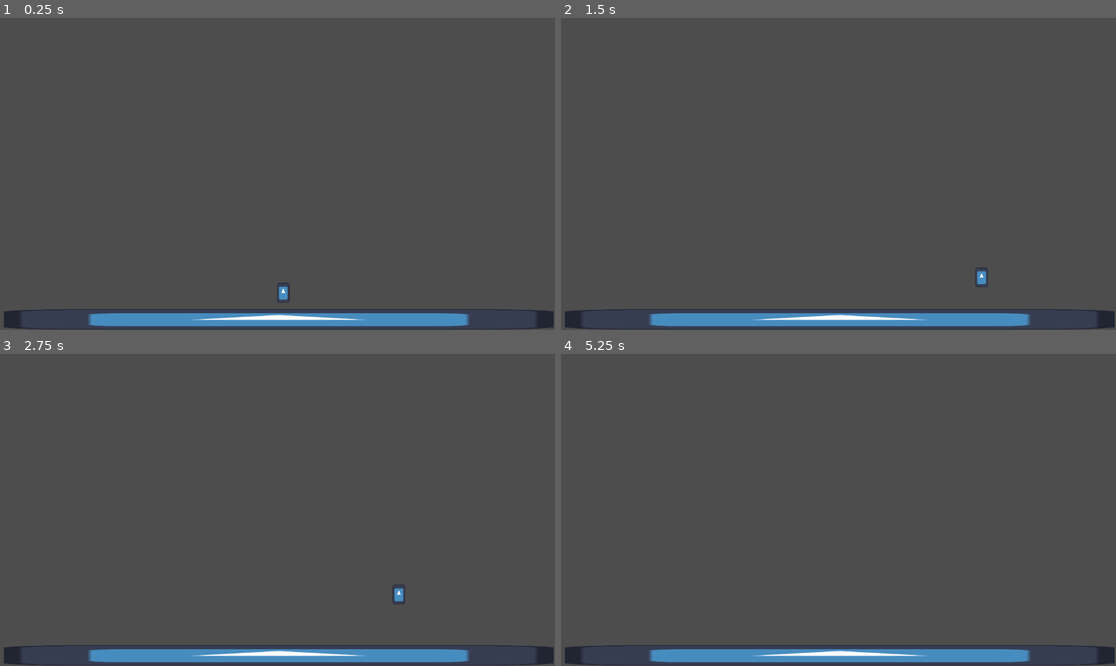
Above: before the commit, frames 1-4 (two rows, left to right).
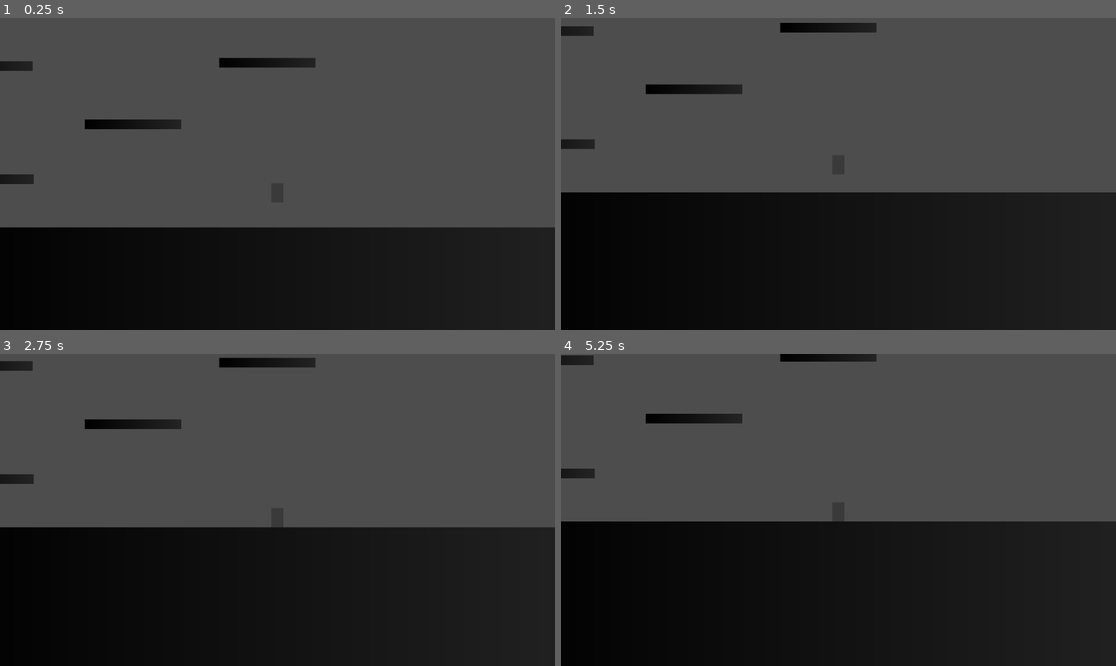
Above: after the commit, the same moments.

Repository: GoranPetrusev/start-jam-2024
Game: Godot game, scene res://main.tscn
The game is run twice, just before and just after one commit, with the same random seed, the same clock (stepped at 60 frames per second) and the same inputs. The engine's default icon, where the game draws it, is replaced by a stand-in: a white triangle on a blue panel in a dark square.
Inputs:
- Up to frame 1 (0.25 s): no input
- Up to frame 2 (1.5 s): tap Enter (ui_accept) at 0.5, 0.6 s; hold Right (ui_right) from 0.53 s (still down); tap Space (jump, bound only after the commit) at 0.77, 0.8, 1.07, 1.35 s
- Up to frame 3 (2.75 s): tap Space (jump, bound only after the commit) at 1.52, 1.82, 2.3 s; tap Enter (ui_accept) at 1.55, 2.1 s; release Right (ui_right) at 2.03 s; hold Left (ui_left) from 2.03 s (still down)
- Up to frame 4 (5.25 s): release Left (ui_left) at 2.78 s; hold Right (ui_right) 2.78-4.28 s; tap Enter (ui_accept) at 2.85, 4.35, 5.1 s; tap Space (jump, bound only after the commit) at 3.02, 3.32, 3.6, 3.77, 4.07, 4.52, 4.82 s; hold Left (ui_left) 4.28-5.03 s; hold Right (ui_right) from 5.03 s (still down)

The runs differ from the first frame. In frame 1, 34% of the frame differs, in the area x 0-100%, y 12-100%; in frame 2, 45%; in frame 3, 46%; in frame 4, 47%, in the area x 0-100%, y 0-100%.

Commit message:
Refactor movement script and add testing area

Diff:
--- a/main.tscn
+++ b/main.tscn
@@ -1,25 +1,116 @@
-[gd_scene load_steps=4 format=3 uid="uid://dcddo1yw6qlld"]
+[gd_scene load_steps=11 format=3 uid="uid://dcddo1yw6qlld"]
 
-[ext_resource type="Texture2D" uid="uid://c18yiw8kwlq1f" path="res://icon.svg" id="1_32rpo"]
 [ext_resource type="PackedScene" uid="uid://8o0coq4dew14" path="res://player.tscn" id="2_aw5uw"]
 
 [sub_resource type="RectangleShape2D" id="RectangleShape2D_6c6xn"]
-size = Vector2(1400, 20)
+size = Vector2(1400, 500)
+
+[sub_resource type="Gradient" id="Gradient_s06ei"]
+colors = PackedColorArray(0, 0, 0, 1, 0.141176, 0.141176, 0.141176, 1)
+
+[sub_resource type="GradientTexture2D" id="GradientTexture2D_tbesi"]
+gradient = SubResource("Gradient_s06ei")
+width = 1400
+height = 500
+
+[sub_resource type="Gradient" id="Gradient_tx2qc"]
+colors = PackedColorArray(0, 0, 0, 1, 0, 0, 0, 1)
+
+[sub_resource type="GradientTexture2D" id="GradientTexture2D_3r6cg"]
+gradient = SubResource("Gradient_tx2qc")
+width = 1400
+height = 500
+fill_from = Vector2(1, 1)
+fill_to = Vector2(0, 0)
+
+[sub_resource type="Gradient" id="Gradient_ljnky"]
+colors = PackedColorArray(0.141176, 0.141176, 0.141176, 1, 0.141176, 0.141176, 0.141176, 1)
+
+[sub_resource type="GradientTexture2D" id="GradientTexture2D_skto2"]
+gradient = SubResource("Gradient_ljnky")
+width = 1400
+height = 500
+fill_from = Vector2(1, 1)
+fill_to = Vector2(0, 0)
+
+[sub_resource type="RectangleShape2D" id="RectangleShape2D_ouxri"]
+size = Vector2(200, 20)
+
+[sub_resource type="GradientTexture2D" id="GradientTexture2D_0cvks"]
+gradient = SubResource("Gradient_s06ei")
+width = 200
+height = 20
 
 [node name="Main" type="Node2D"]
 
 [node name="Player" parent="." instance=ExtResource("2_aw5uw")]
 position = Vector2(588, 542)
 
-[node name="StaticBody2D" type="StaticBody2D" parent="."]
-position = Vector2(579, 626)
+[node name="Terrain" type="Node" parent="."]
 
-[node name="Sprite2D" type="Sprite2D" parent="StaticBody2D"]
-position = Vector2(-0.594604, 0)
-rotation = -3.14159
-scale = Vector2(8.91878, -0.326505)
-texture = ExtResource("1_32rpo")
+[node name="Ground" type="StaticBody2D" parent="Terrain"]
+position = Vector2(584, 923)
 
-[node name="CollisionShape2D" type="CollisionShape2D" parent="StaticBody2D"]
-scale = Vector2(0.817979, 2.16253)
+[node name="CollisionShape2D" type="CollisionShape2D" parent="Terrain/Ground"]
 shape = SubResource("RectangleShape2D_6c6xn")
+
+[node name="Sprite2D" type="Sprite2D" parent="Terrain/Ground/CollisionShape2D"]
+texture = SubResource("GradientTexture2D_tbesi")
+
+[node name="Left Wall" type="StaticBody2D" parent="Terrain"]
+position = Vector2(-367, 474)
+rotation = 1.57079
+
+[node name="CollisionShape2D" type="CollisionShape2D" parent="Terrain/Left Wall"]
+shape = SubResource("RectangleShape2D_6c6xn")
+
+[node name="Sprite2D" type="Sprite2D" parent="Terrain/Left Wall/CollisionShape2D"]
+position = Vector2(6.66379e-06, -3)
+texture = SubResource("GradientTexture2D_3r6cg")
+
+[node name="Right Wall" type="StaticBody2D" parent="Terrain"]
+position = Vector2(1520, 474)
+rotation = 1.57079
+
+[node name="CollisionShape2D" type="CollisionShape2D" parent="Terrain/Right Wall"]
+shape = SubResource("RectangleShape2D_6c6xn")
+
+[node name="Sprite2D" type="Sprite2D" parent="Terrain/Right Wall/CollisionShape2D"]
+position = Vector2(6.66379e-06, -3)
+texture = SubResource("GradientTexture2D_skto2")
+
+[node name="Platform" type="StaticBody2D" parent="Terrain"]
+position = Vector2(-18, 573)
+
+[node name="CollisionShape2D" type="CollisionShape2D" parent="Terrain/Platform"]
+shape = SubResource("RectangleShape2D_ouxri")
+
+[node name="Sprite2D" type="Sprite2D" parent="Terrain/Platform/CollisionShape2D"]
+texture = SubResource("GradientTexture2D_0cvks")
+
+[node name="Platform2" type="StaticBody2D" parent="Terrain"]
+position = Vector2(288, 459)
+
+[node name="CollisionShape2D" type="CollisionShape2D" parent="Terrain/Platform2"]
+shape = SubResource("RectangleShape2D_ouxri")
+
+[node name="Sprite2D" type="Sprite2D" parent="Terrain/Platform2/CollisionShape2D"]
+texture = SubResource("GradientTexture2D_0cvks")
+
+[node name="Platform3" type="StaticBody2D" parent="Terrain"]
+position = Vector2(-20, 338)
+
+[node name="CollisionShape2D" type="CollisionShape2D" parent="Terrain/Platform3"]
+shape = SubResource("RectangleShape2D_ouxri")
+
+[node name="Sprite2D" type="Sprite2D" parent="Terrain/Platform3/CollisionShape2D"]
+texture = SubResource("GradientTexture2D_0cvks")
+
+[node name="Platform4" type="StaticBody2D" parent="Terrain"]
+position = Vector2(567, 331)
+
+[node name="CollisionShape2D" type="CollisionShape2D" parent="Terrain/Platform4"]
+shape = SubResource("RectangleShape2D_ouxri")
+
+[node name="Sprite2D" type="Sprite2D" parent="Terrain/Platform4/CollisionShape2D"]
+texture = SubResource("GradientTexture2D_0cvks")
--- a/player.gd
+++ b/player.gd
@@ -1,25 +1,37 @@
 extends CharacterBody2D
 
 
-const SPEED = 300.0
-const JUMP_VELOCITY = -400.0
+const SPEED := 300.0
+const JUMP_VELOCITY := -500.0
+const MAX_FALLING_SPEED := 900.0
+const FALLING_MULTIPLIER := 2.25
 
 
 func _physics_process(delta: float) -> void:
-	# Add the gravity.
+
 	if not is_on_floor():
+		fall(delta)
+
+	if Input.is_action_just_pressed("jump") and is_on_floor():
+		velocity.y = JUMP_VELOCITY
+
+	if Input.is_action_just_released("jump") and velocity.y < -100.0:
+		velocity.y = -100.0
+
+	process_movement()
+
+	move_and_slide()
+
+
+func fall(delta:float) -> void:
+	if(velocity.y > 0.0):
+		velocity += get_gravity() * FALLING_MULTIPLIER * delta
+	else:
 		velocity += get_gravity() * delta
 
-	# Handle jump.
-	if Input.is_action_just_pressed("ui_accept") and is_on_floor():
-		velocity.y = JUMP_VELOCITY
-
-	# Get the input direction and handle the movement/deceleration.
-	# As good practice, you should replace UI actions with custom gameplay actions.
-	var direction := Input.get_axis("ui_left", "ui_right")
+func process_movement() -> void:
+	var direction := Input.get_axis("left", "right")
 	if direction:
 		velocity.x = direction * SPEED
 	else:
 		velocity.x = move_toward(velocity.x, 0, SPEED)
-
-	move_and_slide()
--- a/player.tscn
+++ b/player.tscn
@@ -1,7 +1,14 @@
-[gd_scene load_steps=4 format=3 uid="uid://8o0coq4dew14"]
+[gd_scene load_steps=5 format=3 uid="uid://8o0coq4dew14"]
 
 [ext_resource type="Script" path="res://player.gd" id="1_1b5u3"]
-[ext_resource type="Texture2D" uid="uid://c18yiw8kwlq1f" path="res://icon.svg" id="2_3ub7j"]
+
+[sub_resource type="Gradient" id="Gradient_cu1et"]
+colors = PackedColorArray(0.231373, 0.231373, 0.231373, 1, 0.230315, 0.230315, 0.230315, 1)
+
+[sub_resource type="GradientTexture2D" id="GradientTexture2D_45vmk"]
+gradient = SubResource("Gradient_cu1et")
+width = 25
+height = 40
 
 [sub_resource type="RectangleShape2D" id="RectangleShape2D_ms20f"]
 size = Vector2(25, 40)
@@ -10,8 +17,11 @@
 script = ExtResource("1_1b5u3")
 
 [node name="Sprite2D" type="Sprite2D" parent="."]
-scale = Vector2(0.2, 0.320001)
-texture = ExtResource("2_3ub7j")
+texture = SubResource("GradientTexture2D_45vmk")
 
 [node name="Collider" type="CollisionShape2D" parent="."]
 shape = SubResource("RectangleShape2D_ms20f")
+
+[node name="Camera2D" type="Camera2D" parent="."]
+process_callback = 0
+position_smoothing_enabled = true
--- a/project.godot
+++ b/project.godot
@@ -15,6 +15,24 @@
 config/features=PackedStringArray("4.3", "Mobile")
 config/icon="res://icon.svg"
 
+[input]
+
+left={
+"deadzone": 0.5,
+"events": [Object(InputEventKey,"resource_local_to_scene":false,"resource_name":"","device":-1,"window_id":0,"alt_pressed":false,"shift_pressed":false,"ctrl_pressed":false,"meta_pressed":false,"pressed":false,"keycode":0,"physical_keycode":65,"key_label":0,"unicode":97,"location":0,"echo":false,"script":null)
+]
+}
+right={
+"deadzone": 0.5,
+"events": [Object(InputEventKey,"resource_local_to_scene":false,"resource_name":"","device":-1,"window_id":0,"alt_pressed":false,"shift_pressed":false,"ctrl_pressed":false,"meta_pressed":false,"pressed":false,"keycode":0,"physical_keycode":68,"key_label":0,"unicode":100,"location":0,"echo":false,"script":null)
+]
+}
+jump={
+"deadzone": 0.5,
+"events": [Object(InputEventKey,"resource_local_to_scene":false,"resource_name":"","device":-1,"window_id":0,"alt_pressed":false,"shift_pressed":false,"ctrl_pressed":false,"meta_pressed":false,"pressed":false,"keycode":0,"physical_keycode":32,"key_label":0,"unicode":32,"location":0,"echo":false,"script":null)
+]
+}
+
 [rendering]
 
 renderer/rendering_method="mobile"
